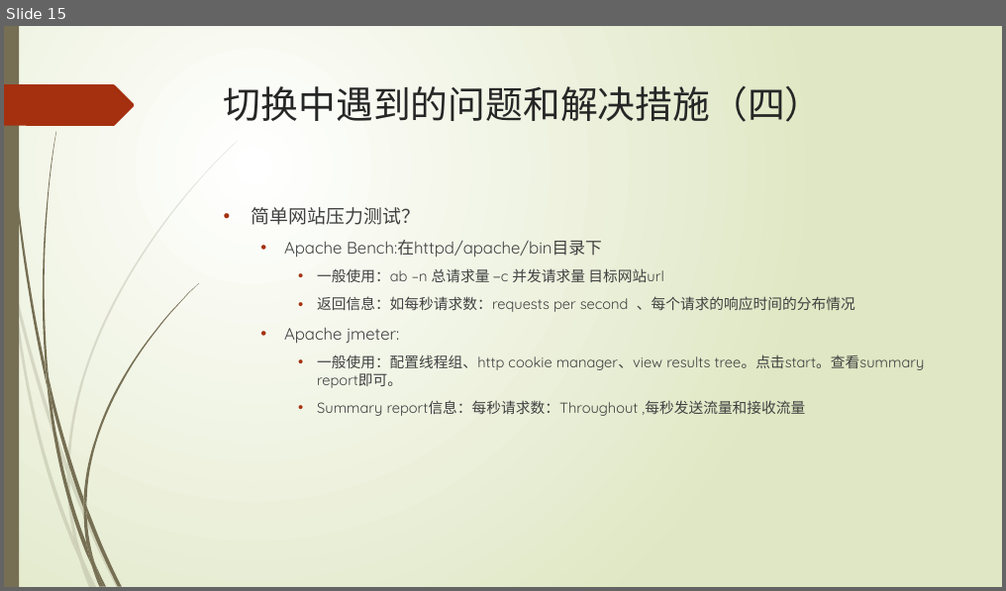
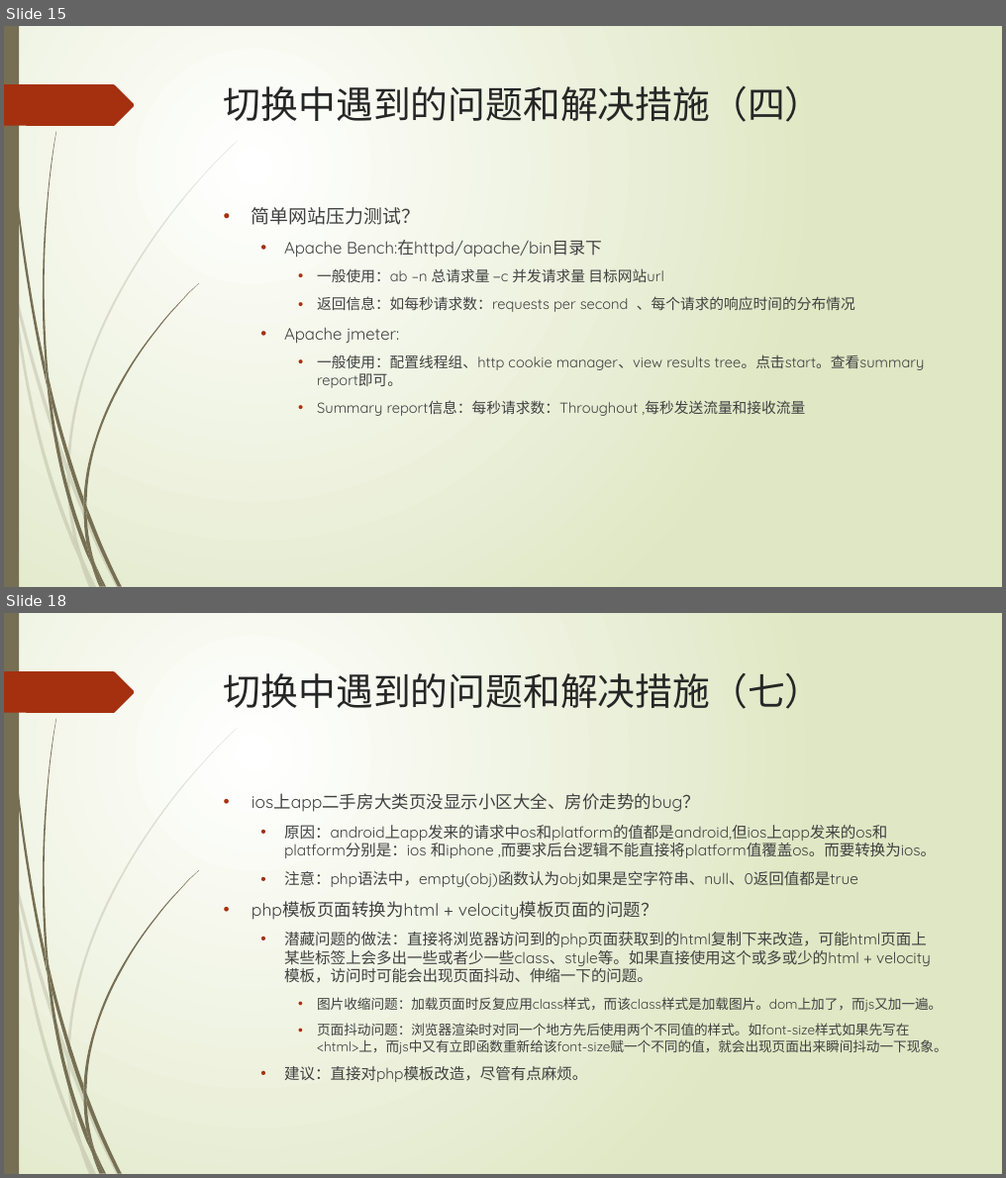
Before and after one commit to lspgithublxh/document, a slide deck: 业务习惯/入职三月以来工作总结.pptx. Shown one above the other, each under a label of ours: slide 15 before the commit, slides 15 and 18 after it; the slides between them are not shown. The pictures are 1006x591 and 1006x1178 pixels, drawn with LibreOffice and Linux fonts; fonts in the diff are those of the drawing. Boxes give left, top, right and bottom in pixels: in the first picture for what was removed or moved away, otherwise in the second. Text is boxed around its words. In the diff, an @@ line names an element or a change of style, - is before the commit and + after.

```diff
--- a/业务习惯/入职三月以来工作总结.pptx
+++ b/业务习惯/入职三月以来工作总结.pptx
@@ slide 18 added at (4, 613, 1002, 1174), background gradient #FFFFFF to #DFE8C4; not listed: 24 template elements that a slide beside it also shows @@
@@ title added at (224, 673, 823, 709), 36 pt, text #262626 @@
+切换中遇到的问题和解决措施（七）
@@ text added at (252, 793, 947, 1082), 14.8 pt, text #404040 @@
+• ios上app二手房大类页没显示小区大全、房价走势的bug？
+  • 原因：android上app发来的请求中os和platform的值都是android,但ios上app发来的os和platform分别是：ios 和iphone ,而要求后台逻辑不能直接将platform值覆盖os。而要转换为ios。
+  • 注意：php语法中，empty(obj)函数认为obj如果是空字符串、null、0返回值都是true
+• php模板页面转换为html + velocity模板页面的问题？
+  • 潜藏问题的做法：直接将浏览器访问到的php页面获取到的html复制下来改造，可能html页面上某些标签上会多出一些或者少一些class、style等。如果直接使用这个或多或少的html + velocity模板，访问时可能会出现页面抖动、伸缩一下的问题。
+    • 图片收缩问题：加载页面时反复应用class样式，而该class样式是加载图片。dom上加了，而js又加一遍。
+    • 页面抖动问题：浏览器渲染时对同一个地方先后使用两个不同值的样式。如font-size样式如果先写在<html>上，而js中又有立即函数重新给该font-size赋一个不同的值，就会出现页面出来瞬间抖动一下现象。
+  • 建议：直接对php模板改造，尽管有点麻烦。
```
Also in this commit, not shown: 1 slide changed, 4 other slides added.
